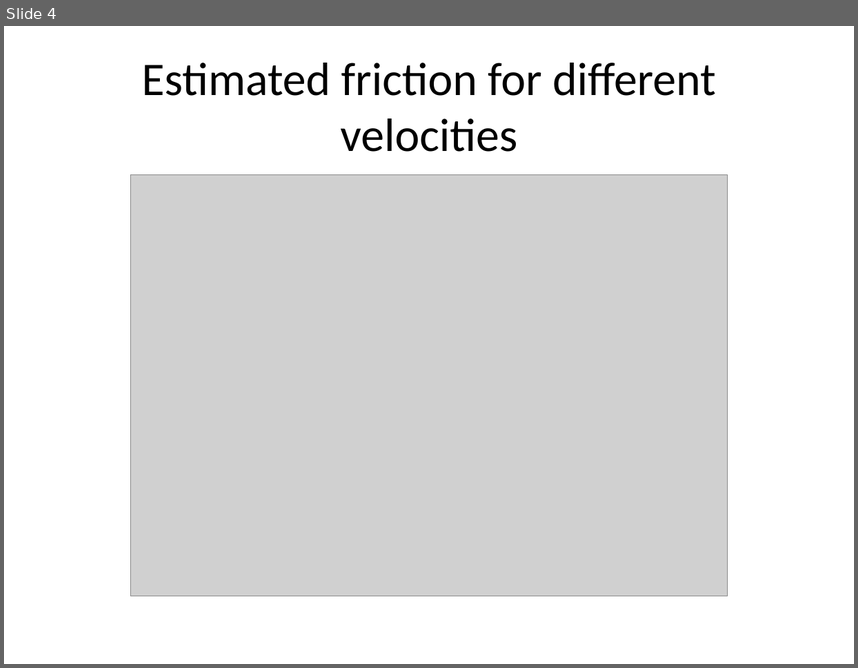
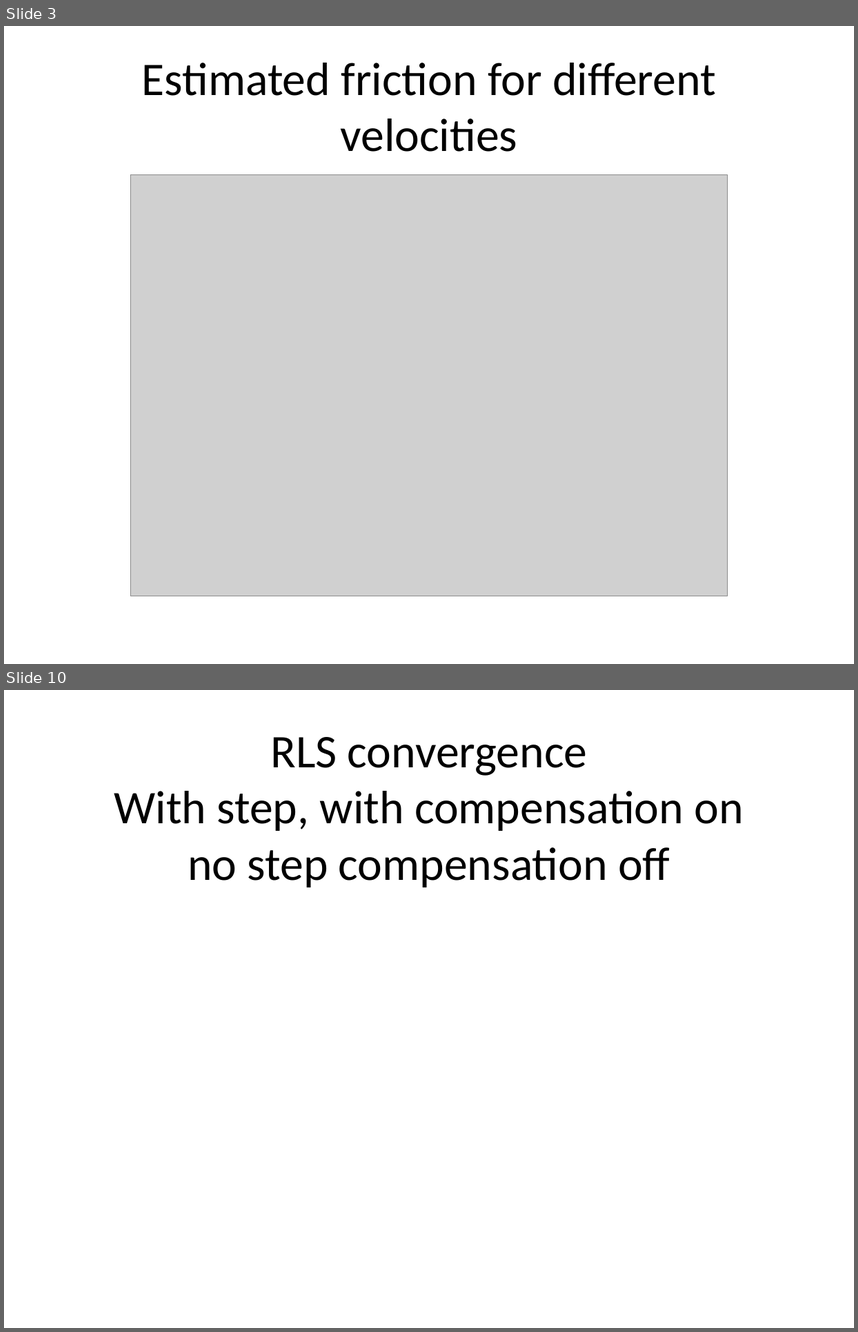
Before and after one commit to adamjalkemo/AdaptiveFrictionCompensation, a slide deck: documents/predPres.pptx. Shown one above the other, each under a label of ours: slide 4 before the commit, slides 3 and 10 after it; the slides between them are not shown. The pictures are 858x668 and 858x1332 pixels, drawn with LibreOffice and Linux fonts; fonts in the diff are those of the drawing; grey boxes stand for pictures. Boxes give left, top, right and bottom in pixels: in the first picture for what was removed or moved away, otherwise in the second. Text is boxed around its words. In the diff, an @@ line names an element or a change of style, - is before the commit and + after.

```diff
--- a/documents/predPres.pptx
+++ b/documents/predPres.pptx
@@ slide 10 added at (4,690,854,1328), background #FFFFFF @@
@@ title added at (114,737,743,887), 39.6 pt, text #000000 @@
+RLS convergence
+With step, with compensation on
+no step compensation off
@@ what was slide 4 is now slide 3 @@
```
Also in this commit, not shown: 8 other slides added, 1 slide removed.
